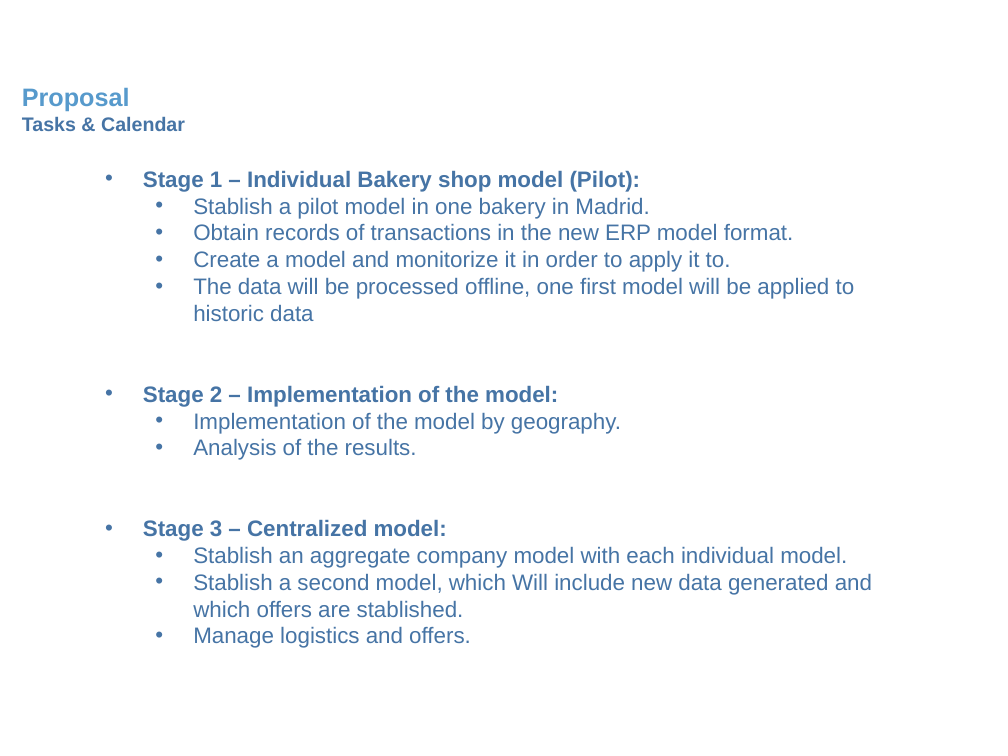
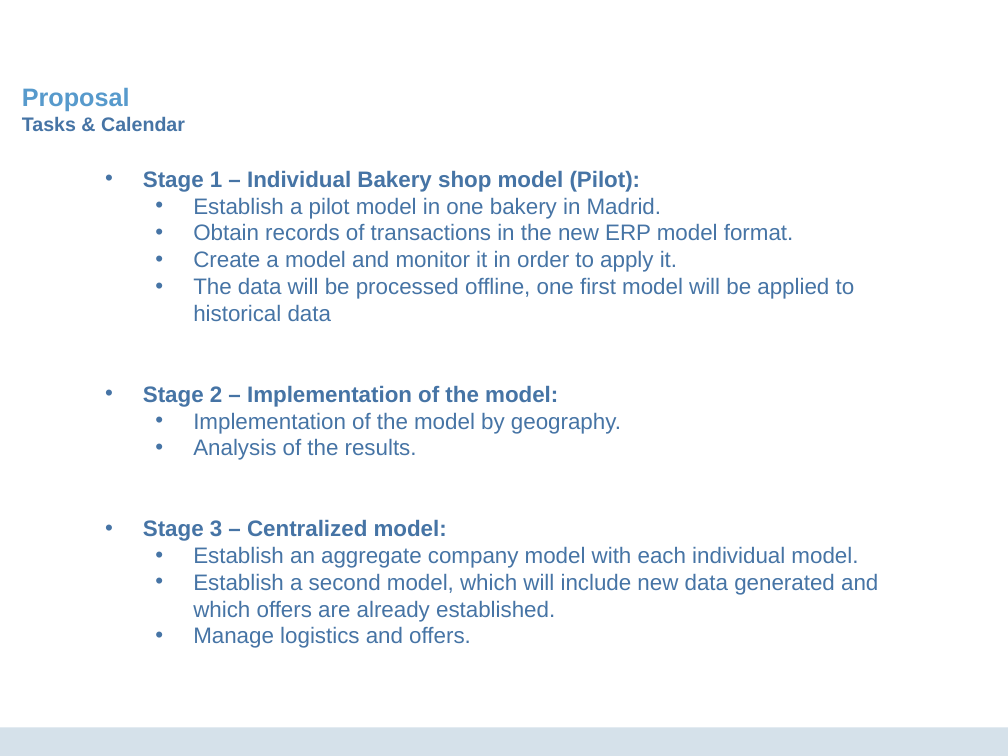
Before and after one commit to DanielMCM/Bakery-Co, a slide deck: slide 9 of 00 Deliverables/Proposal_v2.ppt. Drawn at 1008x756 pixels with LibreOffice and Linux fonts; fonts in the diff are those of the drawing; background and template pictures are left out. Boxes give left, top, right and bottom in pixels: in the first picture for what was removed or moved away, otherwise in the second. Text is boxed around its words. In the diff, an @@ line names an element or a change of style, - is before the commit and + after.

Commit message:
Update doc and ppt. Review and grammar mispellings. Minor fix in history_server reference.

```diff
--- a/00 Deliverables/Proposal_v2.ppt
+++ b/00 Deliverables/Proposal_v2.ppt
@@ text at box(193, 197, 661, 219): text changed @@
-  • Stablish a pilot model in one bakery in Madrid.
+  • Establish a pilot model in one bakery in Madrid.
@@ text at box(193, 250, 855, 321): text changed @@
-  • Create a model and monitorize it in order to apply it to.
-  • The data will be processed offline, one first model will be applied to historic data
+  • Create a model and monitor it in order to apply it.
+  • The data will be processed offline, one first model will be applied to historical data
@@ text at box(193, 546, 878, 622): text changed @@
-  • Stablish an aggregate company model with each individual model.
-  • Stablish a second model, which Will include new data generated and which offers are stablished.
+  • Establish an aggregate company model with each individual model.
+  • Establish a second model, which will include new data generated and which offers are already established.
@@ rectangle added at box(0, 728, 1008, 756), fill #D5E1EA @@
```
Also in this commit, not shown: 14 other slides changed, 2 other files.
